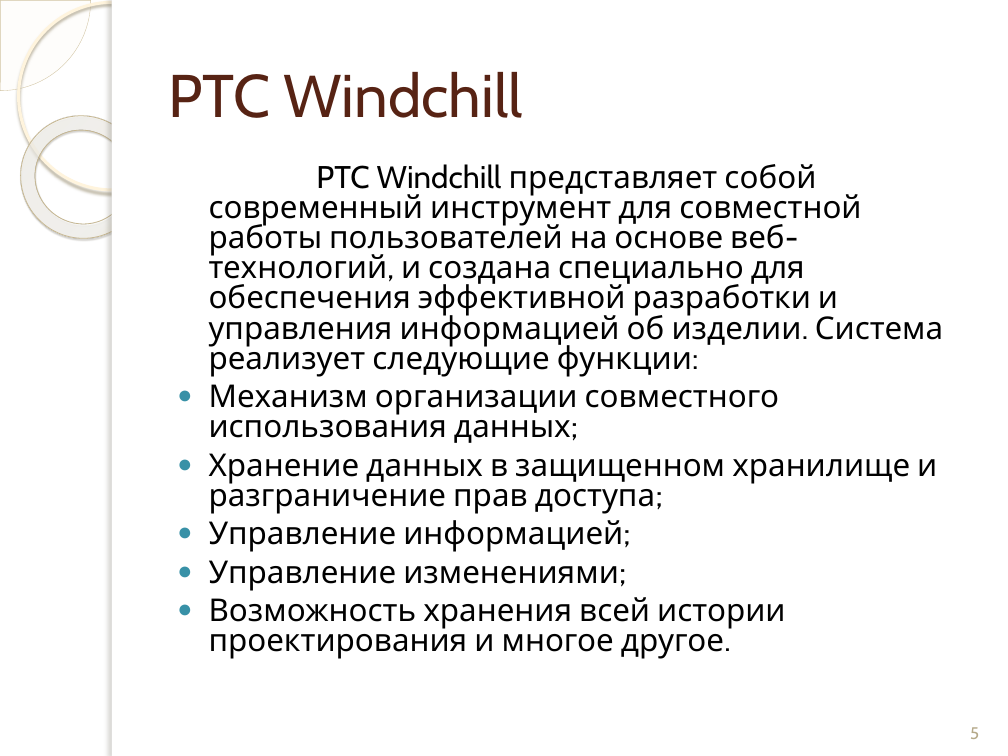
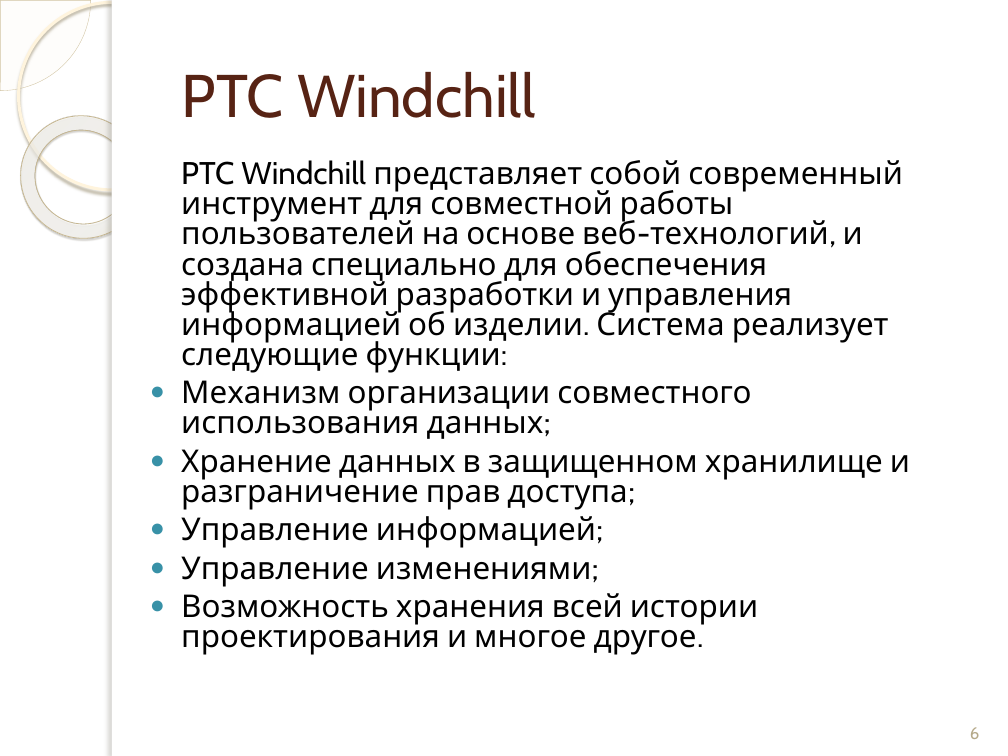
Before and after one commit to andreytemn/university, a slide deck: slide 6 of diplom/Темников презентация к диплому.pptx (slide 5 before the commit). Drawn at 1008x756 pixels with LibreOffice and Linux fonts; fonts in the diff are those of the drawing; background and template pictures are left out. Boxes give left, top, right and bottom in pixels: in the first picture for what was removed or moved away, otherwise in the second. Text is boxed around its words. In the diff, an @@ line names an element or a change of style, - is before the commit and + after.

```diff
--- a/diplom/Темников презентация к диплому.pptx
+++ b/diplom/Темников презентация к диплому.pptx
@@ title "PTC Windchill": place and size @@
-title "PTC Windchill" at [168,72,523,118]
+title "PTC Windchill" at [182,72,536,118]
@@ text "PTC Windchill представляет собой современный ..." rewrapped from [209,164,943,659] to [181,160,910,655] @@
@@ page number at [970,727,980,739]: text changed @@
-5
+6
```
Also in this commit, not shown: 7 other slides changed, 3 slides added, 3 other files.
